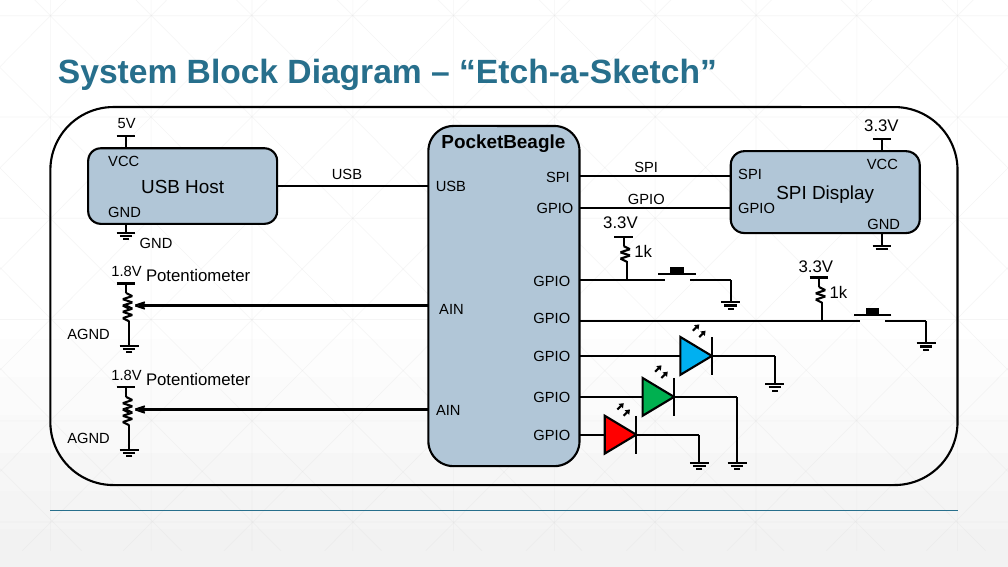
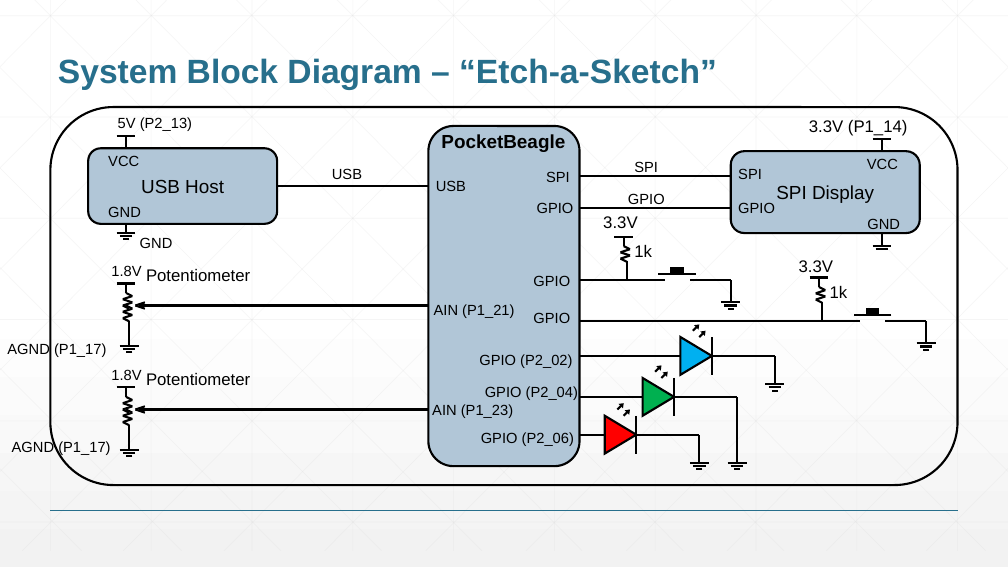
Before and after one commit to JdogLloyd1/ENGI301, a slide deck: slide 3 of Project 2/docs/ENGI301_project_02 Block Diagrams.pptx. Drawn at 1008x567 pixels with LibreOffice and Linux fonts; fonts in the diff are those of the drawing. Boxes give left, top, right and bottom in pixels: in the first picture for what was removed or moved away, otherwise in the second. Text is boxed around its words. In the diff, an @@ line names an element or a change of style, - is before the commit and + after.

```diff
--- a/Project 2/docs/ENGI301_project_02 Block Diagrams.pptx
+++ b/Project 2/docs/ENGI301_project_02 Block Diagrams.pptx
@@ text at (118,117,192,131): text changed @@
-5V
+5V (P2_13)
@@ text at (809,120,908,136): text changed @@
-3.3V
+3.3V (P1_14)
@@ text at (434,304,514,318): text changed @@
-AIN
+AIN (P1_21)
@@ text at (7,343,106,358): text changed @@
-AGND
+AGND (P1_17)
@@ text at (479,354,572,368): text changed @@
-GPIO
+GPIO (P2_02)
@@ text at (485,386,578,400): text changed @@
-GPIO
+GPIO (P2_04)
@@ text at (432,404,513,418): text changed @@
-AIN
+AIN (P1_23)
@@ text at (12,441,110,456): text changed @@
-AGND
+AGND (P1_17)
@@ text at (481,432,574,446): text changed @@
-GPIO
+GPIO (P2_06)
```
Also in this commit, not shown: 1 other slide changed, 1 slide removed, 25 other files.
